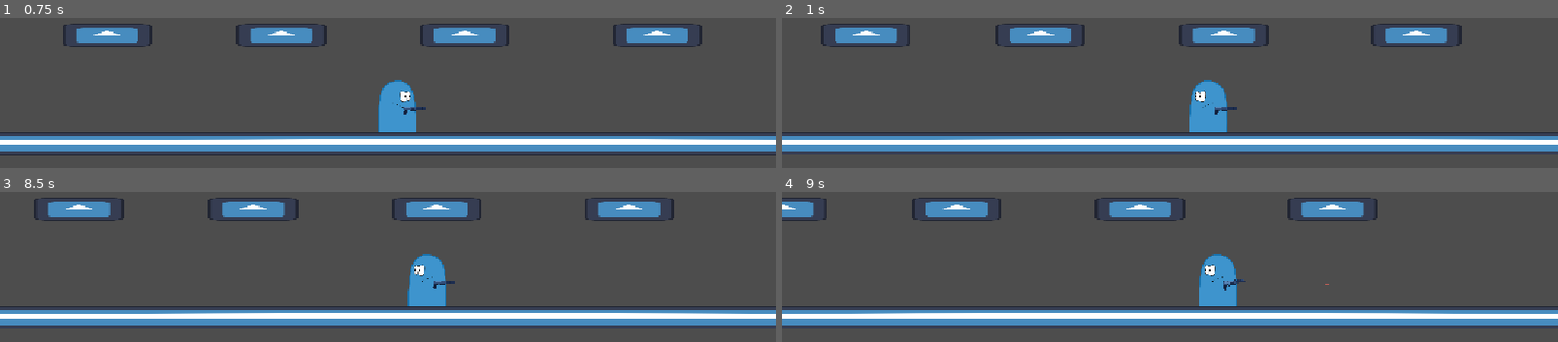
Above: before the commit, frames 1-4 (two rows, left to right).
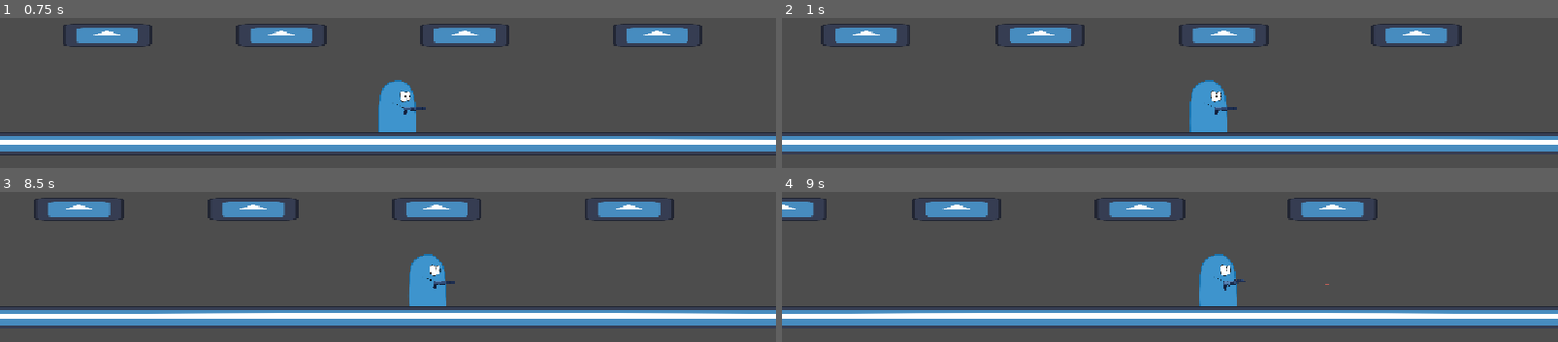
Above: after the commit, the same moments.

Repository: parlakportakal/silahasokan
Game: Godot game, scene res://Scenes/main.tscn
The game is run twice, just before and just after one commit, with the same random seed, the same clock (stepped at 60 frames per second) and the same inputs. The engine's default icon, where the game draws it, is replaced by a stand-in: a white triangle on a blue panel in a dark square.
Inputs (mouse positions are in pixels of both pictures, inside the frame that each line leads up to):
- Up to frame 1 (0.75 s): move the mouse to (558, 30) at 0.52 s; hold D (saga) from 0.53 s (still down)
- Up to frame 2 (1 s): keep holding D (saga); tap A (sola) at 0.8 s
- Up to frame 3 (8.5 s): move the mouse to (232, 247) at 1.27 s; release D (saga) at 1.28 s; tap A (sola) at 1.35, 2.3, 3.8, 4.35, 8.3 s; tap D (saga) at 1.55, 2.85, 4.55, 5.85, 7.55 s; move the mouse to (outside the picture) at 2.02 s; hold R (rHARFi) 2.03-2.78 s; move the mouse to (349, 313) at 2.77 s; move the mouse to (620, 291) at 3.52 s; press the mouse at (620, 291) at 3.53 s; move the mouse to (outside the picture) at 4.27 s; release the mouse at (outside the picture) at 4.28 s; tap Enter at 5 s; move the mouse to (426, 226) at 5.02 s; hold A (sola) 5.03-5.78 s; tap Space (zipla) at 5.1 s; move the mouse to (outside the picture) at 5.77 s; move the mouse to (558, 204) at 6.52 s; hold A (sola) 6.53-7.28 s; move the mouse to (232, 247) at 7.27 s; tap R (rHARFi) at 7.35 s; move the mouse to (outside the picture) at 8.02 s; hold D (saga) from 8.03 s (still down)
- Up to frame 4 (9 s): move the mouse to (1131, 313) at 8.77 s; release D (saga) at 8.78 s; click (1131, 313) at 8.85 s

Frame 1 is identical in both runs. In frame 2, 0.3% of the frame differs, in the area x 52-58%, y 41-77%; in frame 3, 0.3%; in frame 4, 0.3%.

Commit message:
JUSTİN PRESSED

Diff:
--- a/Scripts/player.gd
+++ b/Scripts/player.gd
@@ -103,9 +103,9 @@
 
 	if Input.is_action_just_pressed("zipla"):
 		jump_buffer_timer = jump_buffer_time  # Tuşa basıldığını hatırla
-	if Input.is_action_just_pressed("saga"):
+	if Input.is_action_pressed("saga"):
 		$Sprite2D.flip_h = false
-	if Input.is_action_just_pressed("sola"):
+	if Input.is_action_pressed("sola"):
 		$Sprite2D.flip_h = true
 
 # -----------------------------------------------------
